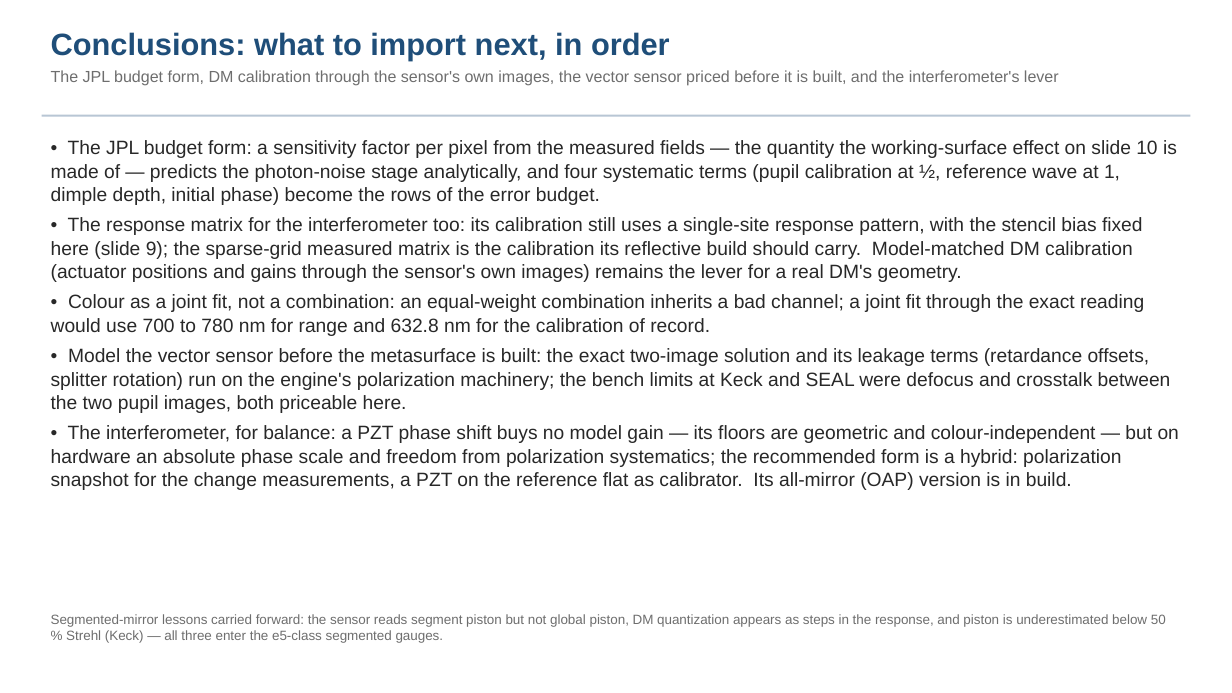
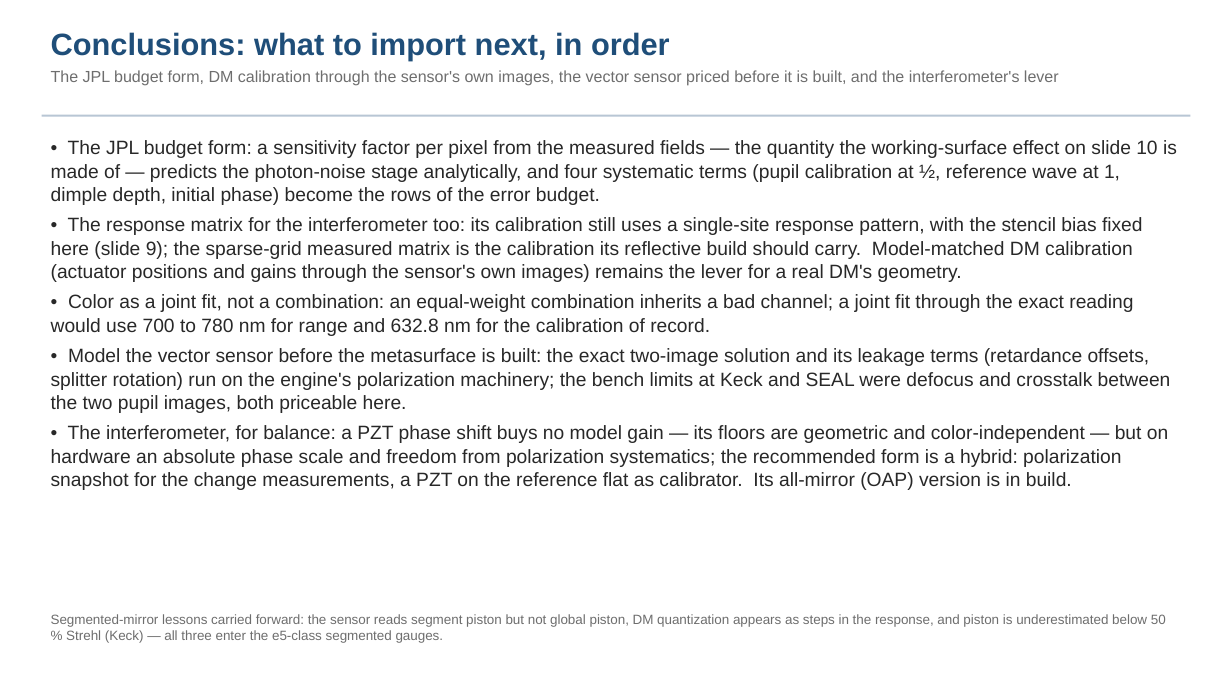
Before and after one commit to nasa-jpl/macos, a slide deck: slide 20 of demo_session/deck_zwfs.pptx. Drawn at 1232x693 pixels with LibreOffice and Linux fonts; fonts in the diff are those of the drawing. Boxes give left, top, right and bottom in pixels: in the first picture for what was removed or moved away, otherwise in the second. Text is boxed around its words. In the diff, an @@ line names an element or a change of style, - is before the commit and + after.

```diff
--- a/demo_session/deck_zwfs.pptx
+++ b/demo_session/deck_zwfs.pptx
@@ text at bbox=[51, 294, 1133, 336]: text changed @@
-• Colour as a joint fit, not a combination: an equal-weight combination inherits a bad channel; a joint fit through the exact reading would use 700 to 780 nm for range and 632.8 nm for the calibration of record.
+• Color as a joint fit, not a combination: an equal-weight combination inherits a bad channel; a joint fit through the exact reading would use 700 to 780 nm for range and 632.8 nm for the calibration of record.
@@ text at bbox=[51, 425, 1168, 490]: text changed @@
-• The interferometer, for balance: a PZT phase shift buys no model gain — its floors are geometric and colour-independent — but on hardware an absolute phase scale and freedom from polarization systematics; the recommended form is a hybrid: polarization snapshot for the change measurements, a PZT on the reference flat as calibrator. Its all-mirror (OAP) version is in build.
+• The interferometer, for balance: a PZT phase shift buys no model gain — its floors are geometric and color-independent — but on hardware an absolute phase scale and freedom from polarization systematics; the recommended form is a hybrid: polarization snapshot for the change measurements, a PZT on the reference flat as calibrator. Its all-mirror (OAP) version is in build.
```
Also in this commit, not shown: 14 other slides changed, 3 other files.
